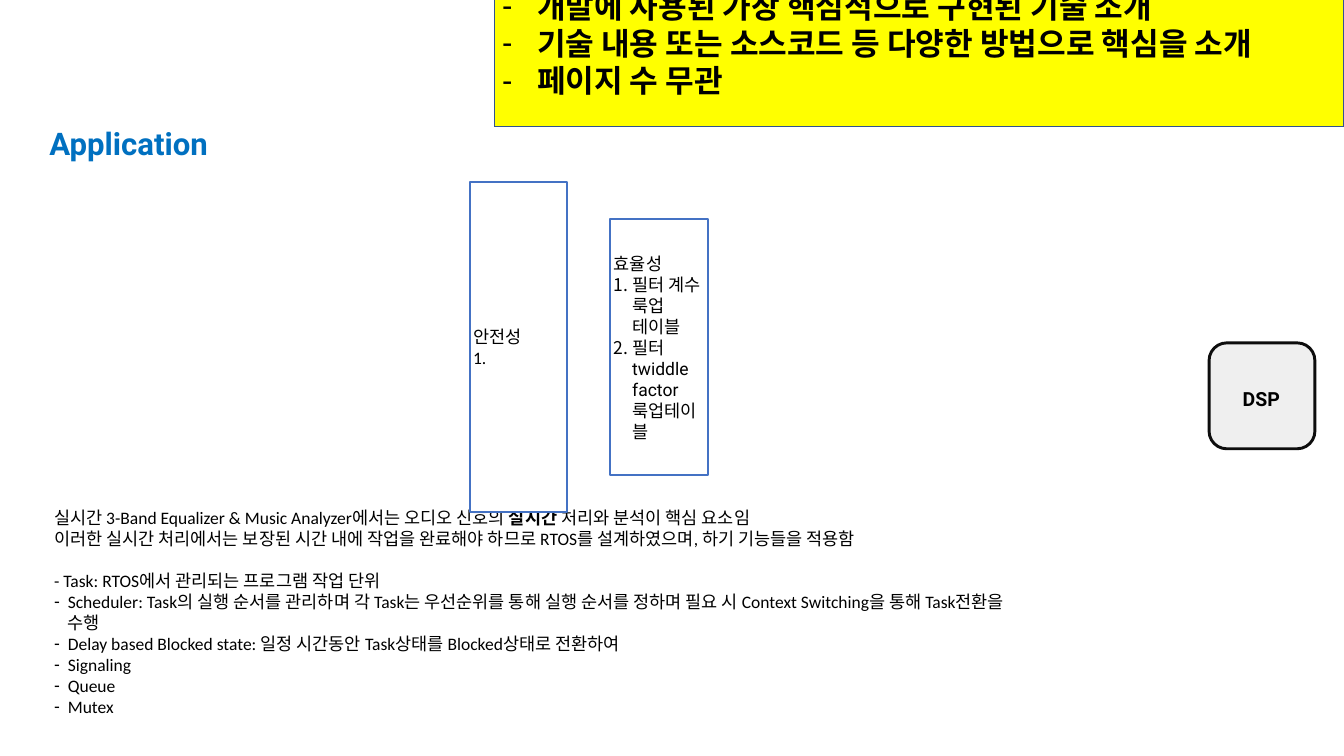
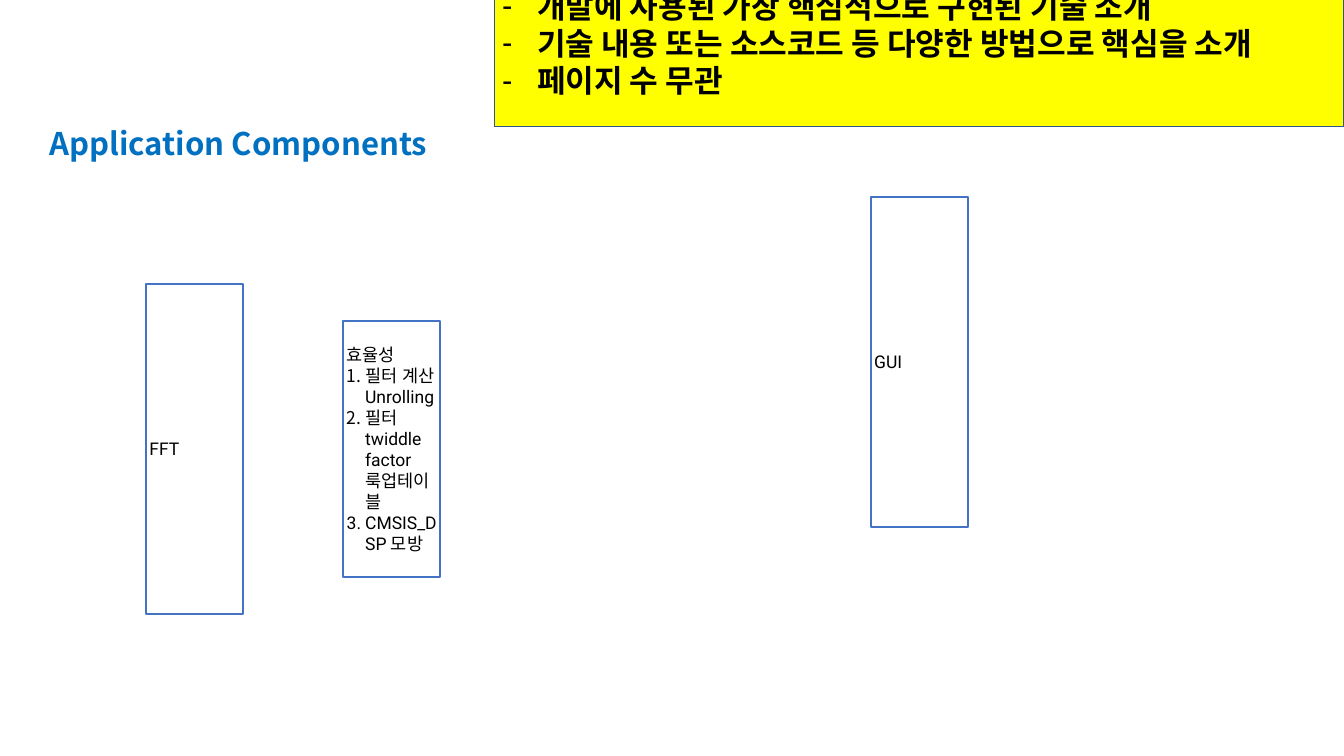
Before and after one commit to DawoonJang/custom_rtos_stm32f103, a slide deck: slide 14 of report/LG_부트캠프_08기_C반_결과보고서(1팀).pptx (slide 9 before the commit). Drawn at 1344x756 pixels with LibreOffice and Linux fonts; fonts in the diff are those of the drawing; background and template pictures are left out. Boxes give left, top, right and bottom in pixels: in the first picture for what was removed or moved away, otherwise in the second. Text is boxed around its words. In the diff, an @@ line names an element or a change of style, - is before the commit and + after.

```diff
--- a/report/LG_부트캠프_08기_C반_결과보고서(1팀).pptx
+++ b/report/LG_부트캠프_08기_C반_결과보고서(1팀).pptx
@@ text at bbox=[49, 129, 428, 162]: text changed; font Roboto to Noto Sans CJK KR @@
-Application
+Application Components
@@ rectangle removed at bbox=[470, 182, 567, 512] @@
-안전성
-1.
@@ rectangle added at bbox=[871, 197, 968, 527], fill #FFFFFF, outline #4472C4 2 pt, 18 pt, text #000000 @@
+GUI
@@ rectangle added at bbox=[146, 284, 243, 614], fill #FFFFFF, outline #4472C4 2 pt, 18 pt, text #000000 @@
+FFT
@@ rectangle "효율성": place and size @@
-rectangle "효율성" at bbox=[611, 219, 708, 475]
+rectangle "효율성" at bbox=[343, 321, 441, 576]
@@ rounded rectangle removed at bbox=[1210, 343, 1315, 449] @@
@@ text in rectangle at bbox=[365, 367, 434, 407]: text changed @@
-1. 필터 계수 룩업 테이블
+1. 필터 계산 Unrolling
@@ text removed at bbox=[1243, 392, 1280, 407] @@
-DSP
@@ text removed at bbox=[54, 506, 1004, 713] @@
-실시간 3-Band Equalizer & Music Analyzer에서는 오디오 신호의 실시간 처리와 분석이 핵심 요소임
-이러한 실시간 처리에서는 보장된 시간 내에 작업을 완료해야 하므로 RTOS를 설계하였으며, 하기 기능들을 적용함
-- Task: RTOS에서 관리되는 프로그램 작업 단위
-– Scheduler: Task의 실행 순서를 관리하며 각 Task는 우선순위를 통해 실행 순서를 정하며 필요 시 Context Switching을 통해 Task전환을 수행
-– Delay based Blocked state: 일정 시간동안 Task상태를 Blocked상태로 전환하여
-– Signaling
-– Queue
-– Mutex
@@ text in rectangle at bbox=[365, 516, 437, 552]: paragraph added @@
+3. CMSIS_DSP 모방
```
Also in this commit, not shown: 8 other slides changed, 7 slides added, 2 slides removed.
